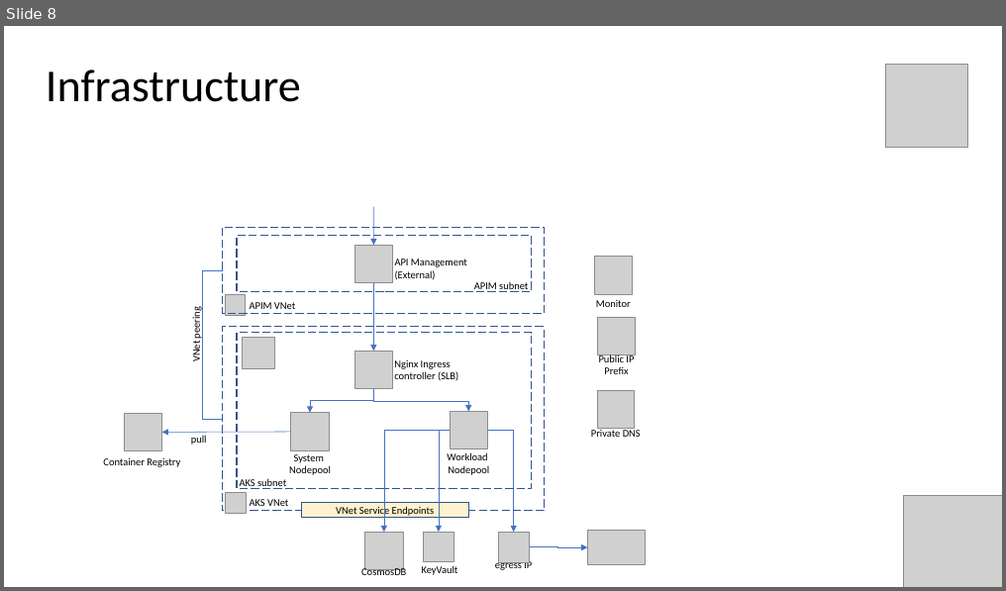
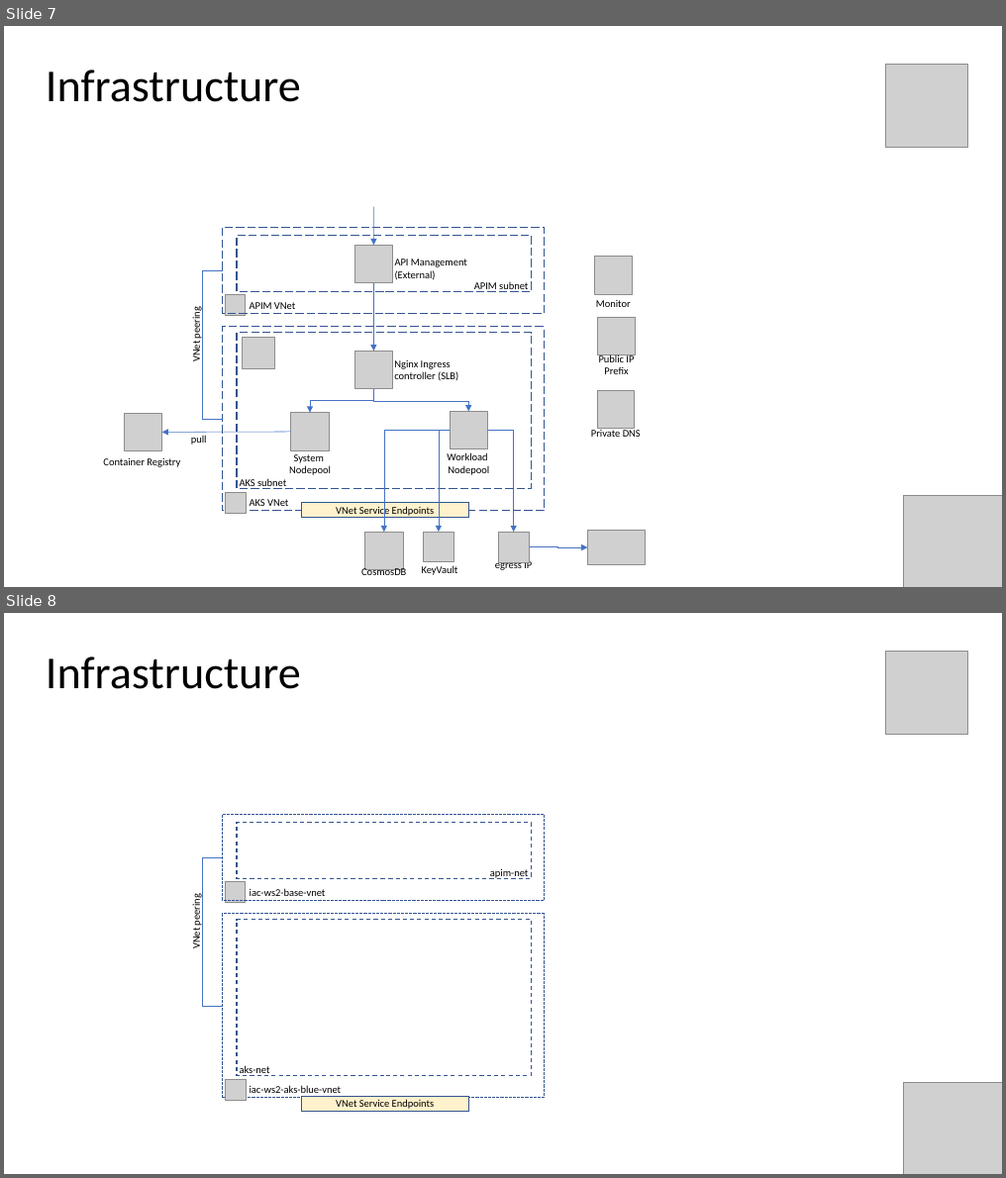
Before and after one commit to evgenyb/aks-workshops, a slide deck: 02-aks-advanced-configuration/slides/Advanced AKS Configuration.pptx. Shown one above the other, each under a label of ours: slide 8 before the commit, slides 7 and 8 after it. The pictures are 1006x591 and 1006x1178 pixels, drawn with LibreOffice and Linux fonts; fonts in the diff are those of the drawing; grey boxes stand for pictures; background and template pictures are left out. Boxes give left, top, right and bottom in pixels: in the first picture for what was removed or moved away, otherwise in the second. Text is boxed around its words. In the diff, an @@ line names an element or a change of style, - is before the commit and + after.

```diff
--- a/02-aks-advanced-configuration/slides/Advanced AKS Configuration.pptx
+++ b/02-aks-advanced-configuration/slides/Advanced AKS Configuration.pptx
@@ slide 8 added at <box>4,613,1002,1174</box>, background #FFFFFF @@
@@ title added at <box>46,657,301,689</box>, 44 pt, text #000000 @@
+Infrastructure
@@ picture added at <box>885,652,968,735</box> @@
@@ elbow line added from (222, 1006) to (223, 858), #4472C4 0.5 pt @@
@@ group added at <box>223,814,545,903</box>: 2 texts, 2 rectangles, 1 picture @@
+iac-ws2-base-vnet
+apim-net
@@ text added at <box>190,897,203,949</box>, 10 pt, text #000000 @@
+VNet peering
@@ picture added at <box>904,1082,1002,1174</box> @@
@@ group added at <box>222,914,544,1112</box>: 3 rectangles, 2 texts, 1 picture @@
+iac-ws2-aks-blue-vnet
+aks-net
+VNet Service Endpoints
@@ what was slide 8 is now slide 7 @@
```
Also in this commit, not shown: 1 other slide added, 1 slide removed, 8 other files.
